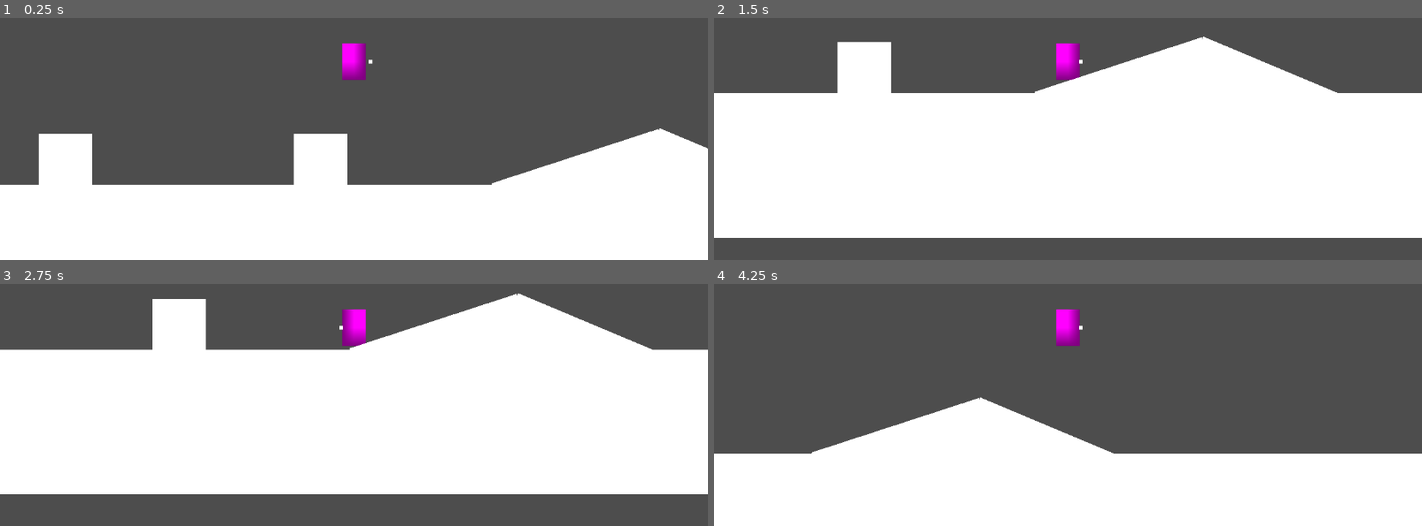
Above: before the commit, frames 1-4 (two rows, left to right).
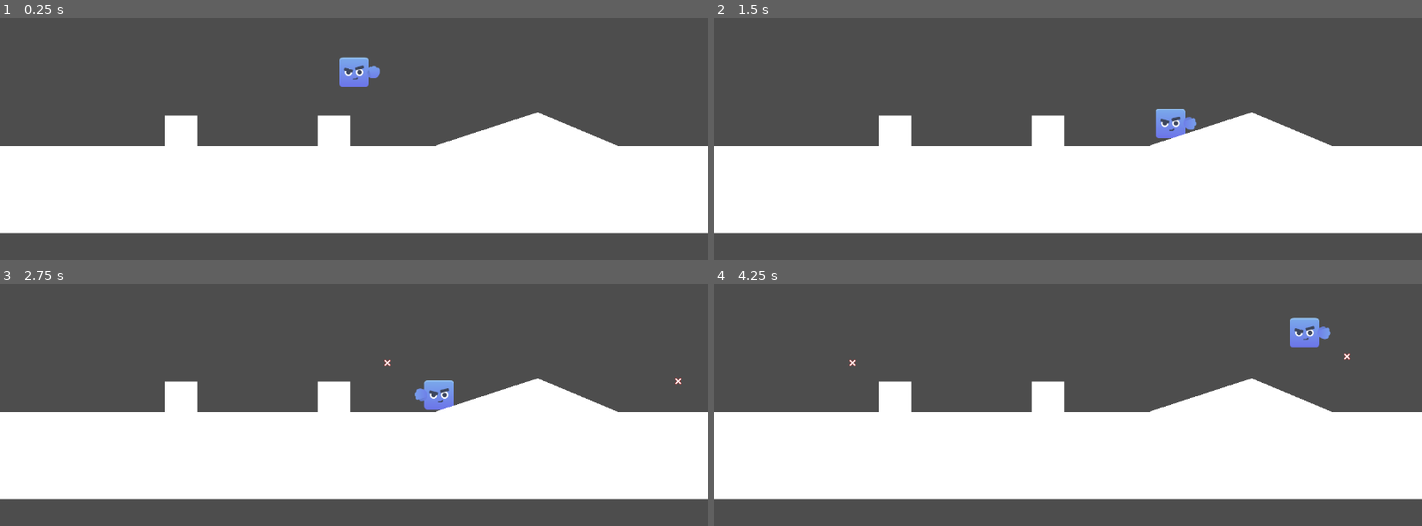
Above: after the commit, the same moments.

Repository: UnusualTitan711x/Gunslinger
Game: Godot game, scene res://scenes/test_level.tscn
Same seed, same stepped clock (60 frames per second), same inputs: the game is played once before the commit and once after it.
Inputs:
- Up to frame 1 (0.25 s): no input
- Up to frame 2 (1.5 s): tap Enter at 0.5 s; hold D (move_right) from 0.53 s (still down); tap S (crouch) at 0.6 s; tap Space (jump) at 0.77 s; tap W (look_up) at 0.8, 1.35 s
- Up to frame 3 (2.75 s): tap Space (jump) at 1.52 s; tap J (shoot) at 1.55, 2.1 s; release D (move_right) at 2.03 s; hold A (move_left) from 2.03 s (still down); tap S (crouch) at 2.3 s
- Up to frame 4 (4.25 s): release A (move_left) at 2.78 s; hold D (move_right) from 2.78 s (still down); tap S (crouch) at 2.85 s; tap Space (jump) at 3.02, 3.77 s; tap W (look_up) at 3.05, 3.6 s; tap J (shoot) at 3.8 s

The runs differ from the first frame. In frame 1, 26% of the frame differs, in the area x 0-100%, y 10-100%; in frame 2, 28%; in frame 3, 32%, in the area x 0-100%, y 3-90%; in frame 4, 28%.

Commit message:
assets and shooting

Diff:
--- a/Test.tscn
+++ /dev/null
@@ -1,10 +0,0 @@
-[gd_scene load_steps=2 format=3 uid="uid://dnnka5th1gldj"]
-
-[ext_resource type="Texture2D" uid="uid://ocqr4kaowgws" path="res://icon.svg" id="1_mtyf4"]
-
-[node name="Node2D" type="Node2D"]
-
-[node name="Sprite2D" type="Sprite2D" parent="."]
-texture = ExtResource("1_mtyf4")
-
-[node name="Node2D" type="Node2D" parent="."]
--- a/project.godot
+++ b/project.godot
@@ -67,3 +67,9 @@
 "events": [Object(InputEventKey,"resource_local_to_scene":false,"resource_name":"","device":-1,"window_id":0,"alt_press …(195 unchanged characters)…
 ]
 }
+
+[layer_names]
+
+2d_physics/layer_1="player"
+2d_physics/layer_2="world"
+2d_physics/layer_3="projectile"
--- a/scenes/player.gd
+++ b/scenes/player.gd
@@ -1,19 +1,34 @@
 extends CharacterBody2D
-
 
 const SPEED = 300.0
 const JUMP_VELOCITY = -400.0
 
-@onready var sprite: Sprite2D = $Sprite2D
 @onready var right_marker: Marker2D = $RightMarker
 @onready var left_marker: Marker2D = $LeftMarker
 @onready var up_marker: Marker2D = $UpMarker
 @onready var down_marker: Marker2D = $DownMarker
+@onready var gun: Sprite2D = $Gun
 
-@onready var gun: MeshInstance2D = $Gun
+var bullet = preload("res://scenes/projectile.tscn")
 
 func _process(delta: float) -> void:
-	pass
+	var direction := Input.get_axis("move_left", "move_right")
+	var look := Input.get_axis("crouch", "look_up")
+
+	# Flip sprite to face movement direction
+	if direction > 0:
+		gun.global_transform = right_marker.global_transform
+	elif direction < 0:
+		gun.global_transform = left_marker.global_transform
+
+	if look > 0:
+		gun.global_transform = up_marker.global_transform
+	elif look < 0:
+		gun.global_transform = down_marker.global_transform
+
+	if Input.is_action_just_pressed("shoot"):
+		shoot()
+
 
 func _physics_process(delta: float) -> void:
 	# Add the gravity.
@@ -28,19 +43,6 @@
 	var direction := Input.get_axis("move_left", "move_right")
 	var look := Input.get_axis("crouch", "look_up")
 
-	# Flip sprite to face movement direction
-	if direction > 0:
-		sprite.flip_h = false
-		gun.global_position = right_marker.global_position
-	elif direction < 0:
-		sprite.flip_h = true
-		gun.global_position = left_marker.global_position
-
-	if look > 0:
-		gun.global_position = up_marker.global_position
-	elif look < 0:
-		gun.global_position = down_marker.global_position
-
 	# Apply movement
 	if direction:
 		velocity.x = direction * SPEED
@@ -48,3 +50,9 @@
 		velocity.x = move_toward(velocity.x, 0, SPEED)
 
 	move_and_slide()
+
+func shoot():
+	var instance = bullet.instantiate()
+	instance.global_transform = gun.global_transform
+	instance.dir = gun.rotation
+	get_tree().root.add_child(instance)
--- a/scenes/player.tscn
+++ b/scenes/player.tscn
@@ -1,39 +1,43 @@
-[gd_scene load_steps=5 format=3 uid="uid://ciq0ar4hxxtg4"]
+[gd_scene load_steps=6 format=3 uid="uid://ciq0ar4hxxtg4"]
 
 [ext_resource type="Script" uid="uid://fa4epfoxwax8" path="res://scenes/player.gd" id="1_3vyb7"]
+[ext_resource type="Texture2D" uid="uid://cxm8rapbhxvp0" path="res://assets/Characters/blue_body_square.png" id="2_g2els"]
+[ext_resource type="Texture2D" uid="uid://cky0w5bnhyo8j" path="res://assets/Characters/face_e.png" id="3_dqkch"]
+[ext_resource type="Texture2D" uid="uid://cdlxodjo3rwfd" path="res://assets/Characters/blue_hand_closed.png" id="4_dqkch"]
 
 [sub_resource type="CircleShape2D" id="CircleShape2D_u8vuu"]
-radius = 19.2354
-
-[sub_resource type="PlaceholderTexture2D" id="PlaceholderTexture2D_3vyb7"]
-
-[sub_resource type="BoxMesh" id="BoxMesh_3vyb7"]
+radius = 40.0125
 
 [node name="Player" type="CharacterBody2D"]
+collision_mask = 3
 script = ExtResource("1_3vyb7")
 
+[node name="Character" type="Sprite2D" parent="."]
+position = Vector2(0, 9.53674e-07)
+texture = ExtResource("2_g2els")
+metadata/_edit_lock_ = true
+
+[node name="Face" type="Sprite2D" parent="Character"]
+texture = ExtResource("3_dqkch")
+
 [node name="CollisionShape2D" type="CollisionShape2D" parent="."]
-position = Vector2(0, 11)
 shape = SubResource("CircleShape2D_u8vuu")
 
-[node name="Sprite2D" type="Sprite2D" parent="."]
-position = Vector2(0, 9.53674e-07)
-scale = Vector2(38, 60)
-texture = SubResource("PlaceholderTexture2D_3vyb7")
-
 [node name="RightMarker" type="Marker2D" parent="."]
-position = Vector2(21, 0)
+position = Vector2(53, 0)
+rotation = 1.57079
 
 [node name="LeftMarker" type="Marker2D" parent="."]
-position = Vector2(-21, 0)
+position = Vector2(-49, 0)
+rotation = -1.57079
 
 [node name="UpMarker" type="Marker2D" parent="."]
-position = Vector2(0, -31)
+position = Vector2(0, -50)
 
 [node name="DownMarker" type="Marker2D" parent="."]
-position = Vector2(0, 31)
+position = Vector2(0, 41)
+rotation = -3.14159
 
-[node name="Gun" type="MeshInstance2D" parent="."]
-position = Vector2(27, -2.38419e-07)
-scale = Vector2(6.5, 5.5)
-mesh = SubResource("BoxMesh_3vyb7")
+[node name="Gun" type="Sprite2D" parent="."]
+position = Vector2(53, 0)
+texture = ExtResource("4_dqkch")
--- /dev/null
+++ b/scenes/projectile.tscn
@@ -0,0 +1,20 @@
+[gd_scene load_steps=4 format=3 uid="uid://vbw5g0xrjku3"]
+
+[ext_resource type="Texture2D" uid="uid://b3kol3qk3y6h2" path="res://assets/laserRed11.png" id="1_c8fcr"]
+[ext_resource type="Script" uid="uid://bkji86x0pfp81" path="res://scripts/projectile.gd" id="1_q3m7n"]
+
+[sub_resource type="CircleShape2D" id="CircleShape2D_c8fcr"]
+
+[node name="Projectile" type="Area2D"]
+collision_layer = 4
+collision_mask = 6
+script = ExtResource("1_q3m7n")
+
+[node name="Sprite2D" type="Sprite2D" parent="."]
+scale = Vector2(0.5, 0.5)
+texture = ExtResource("1_c8fcr")
+
+[node name="CollisionShape2D" type="CollisionShape2D" parent="."]
+shape = SubResource("CircleShape2D_c8fcr")
+
+[connection signal="body_entered" from="." to="." method="_on_body_entered"]
--- a/scenes/test_level.tscn
+++ b/scenes/test_level.tscn
@@ -15,7 +15,9 @@
 [node name="Player" parent="." instance=ExtResource("1_2venv")]
 position = Vector2(564, 415)
 
-[node name="Camera2D" type="Camera2D" parent="Player"]
+[node name="Camera2D" type="Camera2D" parent="."]
+position = Vector2(564, 415)
+zoom = Vector2(0.6, 0.6)
 
 [node name="MeshInstance2D2" type="MeshInstance2D" parent="."]
 position = Vector2(95, 603)
--- /dev/null
+++ b/scripts/projectile.gd
@@ -0,0 +1,15 @@
+extends Area2D
+
+var speed = 450
+var dir
+
+func _ready() -> void:
+	pass # Replace with function body.
+
+func _process(delta: float) -> void:
+	position += Vector2(0, -speed * delta).rotated(dir)
+	pass
+
+
+func _on_body_entered(body: Node2D) -> void:
+	queue_free()
Binary file added: assets/Characters/blue_body_circle.png
Not shown, added: assets/Characters/blue_body_circle.png.import
Binary file added: assets/Characters/blue_body_rhombus.png
Not shown, added: assets/Characters/blue_body_rhombus.png.import
Binary file added: assets/Characters/blue_body_square.png
Not shown, added: assets/Characters/blue_body_square.png.import
Binary file added: assets/Characters/blue_body_squircle.png
Not shown, added: assets/Characters/blue_body_squircle.png.import
Binary file added: assets/Characters/blue_hand_closed.png
Not shown, added: assets/Characters/blue_hand_closed.png.import
Binary file added: assets/Characters/blue_hand_open.png
Not shown, added: assets/Characters/blue_hand_open.png.import
(and 199 more such lines)
